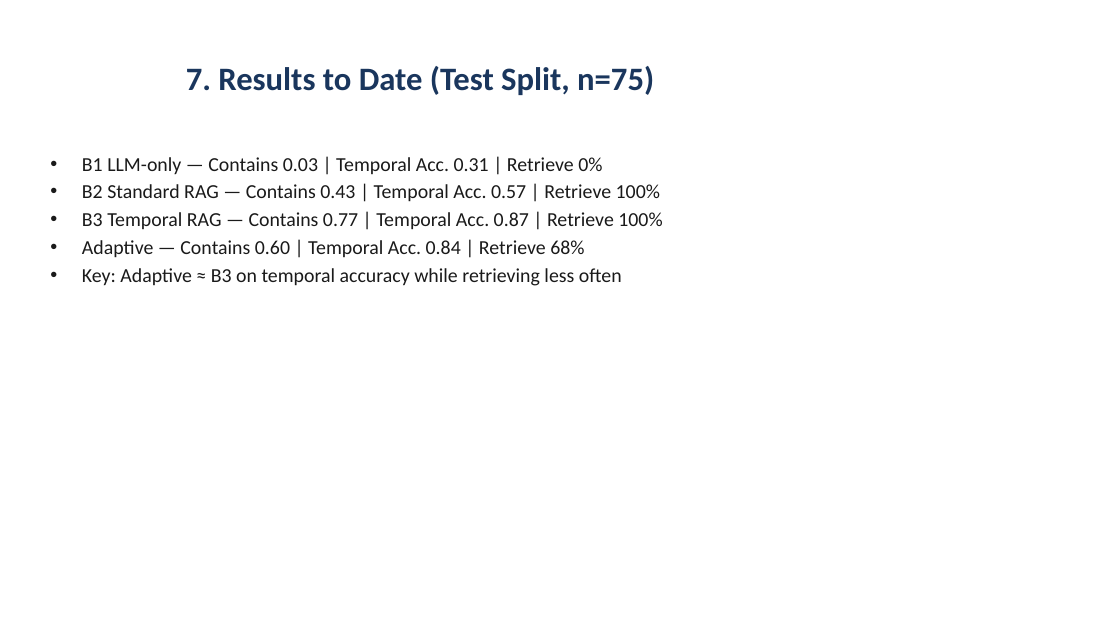
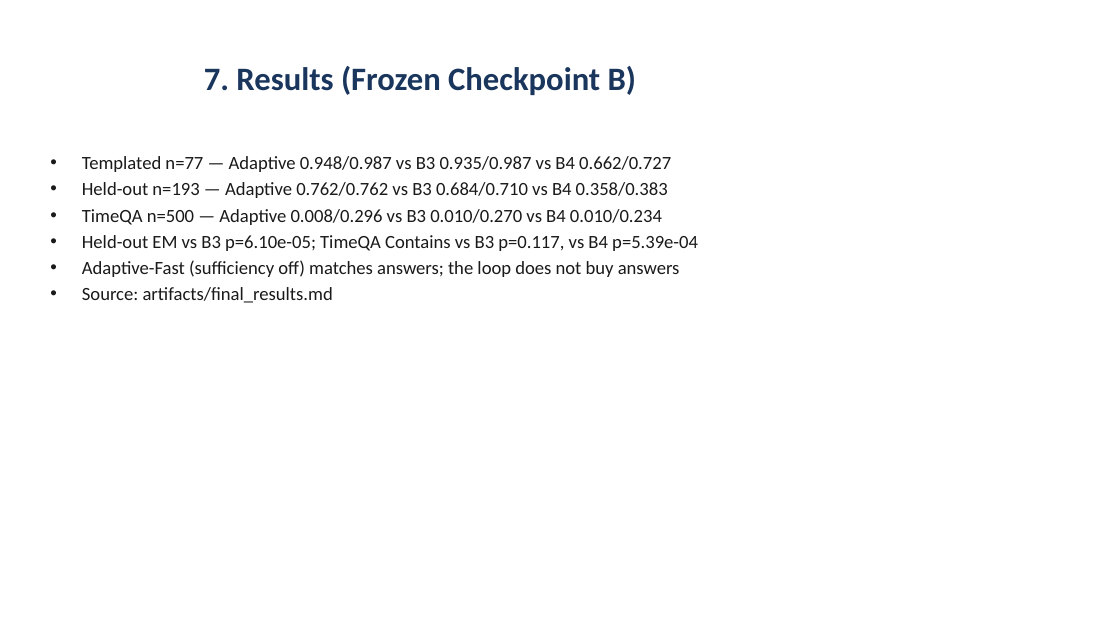
Before and after one commit to dakshagarwal76/adaptive-temporal-rag-project, a slide deck: slide 8 of docs-and-reports/USAR_MidTerm_ARP455/ARP455_MidTerm_Presentation_Adaptive_Temporal_RAG.pptx. Drawn at 1120x630 pixels with LibreOffice and Linux fonts; fonts in the diff are those of the drawing. Boxes give left, top, right and bottom in pixels: in the first picture for what was removed or moved away, otherwise in the second. Text is boxed around its words. In the diff, an @@ line names an element or a change of style, - is before the commit and + after.

Commit message:
Add a TempRALM-style decay baseline and paired significance on the frozen eval.
The papers, Streamlit entrypoint, and USAR files now quote the same table, including the sufficiency-loop result.

```diff
--- a/docs-and-reports/USAR_MidTerm_ARP455/ARP455_MidTerm_Presentation_Adaptive_Temporal_RAG.pptx
+++ b/docs-and-reports/USAR_MidTerm_ARP455/ARP455_MidTerm_Presentation_Adaptive_Temporal_RAG.pptx
@@ title at (204, 66, 636, 95): text changed @@
-7. Results to Date (Test Split, n=75)
+7. Results (Frozen Checkpoint B)
@@ text at (82, 156, 698, 303): text changed; size 17 to 16 pt @@
-• B1 LLM-only — Contains 0.03 | Temporal Acc. 0.31 | Retrieve 0%
-• B2 Standard RAG — Contains 0.43 | Temporal Acc. 0.57 | Retrieve 100%
-• B3 Temporal RAG — Contains 0.77 | Temporal Acc. 0.87 | Retrieve 100%
-• Adaptive — Contains 0.60 | Temporal Acc. 0.84 | Retrieve 68%
-• Key: Adaptive ≈ B3 on temporal accuracy while retrieving less often
+• Templated n=77 — Adaptive 0.948/0.987 vs B3 0.935/0.987 vs B4 0.662/0.727
+• Held-out n=193 — Adaptive 0.762/0.762 vs B3 0.684/0.710 vs B4 0.358/0.383
+• TimeQA n=500 — Adaptive 0.008/0.296 vs B3 0.010/0.270 vs B4 0.010/0.234
+• Held-out EM vs B3 p=6.10e-05; TimeQA Contains vs B3 p=0.117, vs B4 p=5.39e-04
+• Adaptive-Fast (sufficiency off) matches answers; the loop does not buy answers
+• Source: artifacts/final_results.md
```
Also in this commit, not shown: 2 other slides changed, 24 other files.
